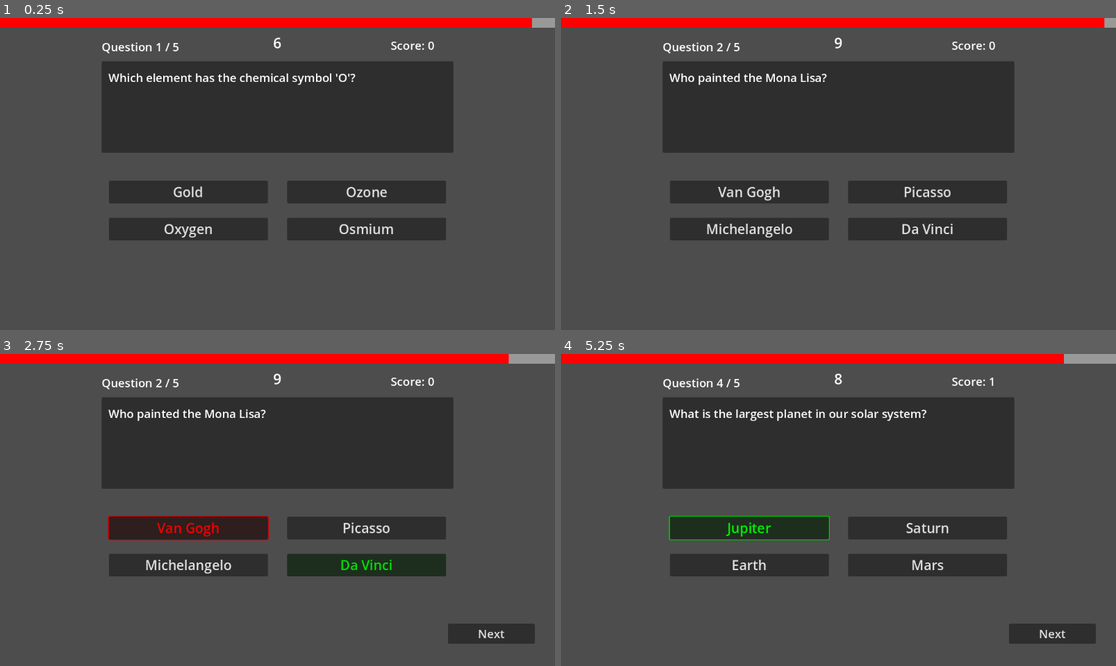
Above: before the commit, frames 1-4 (two rows, left to right).
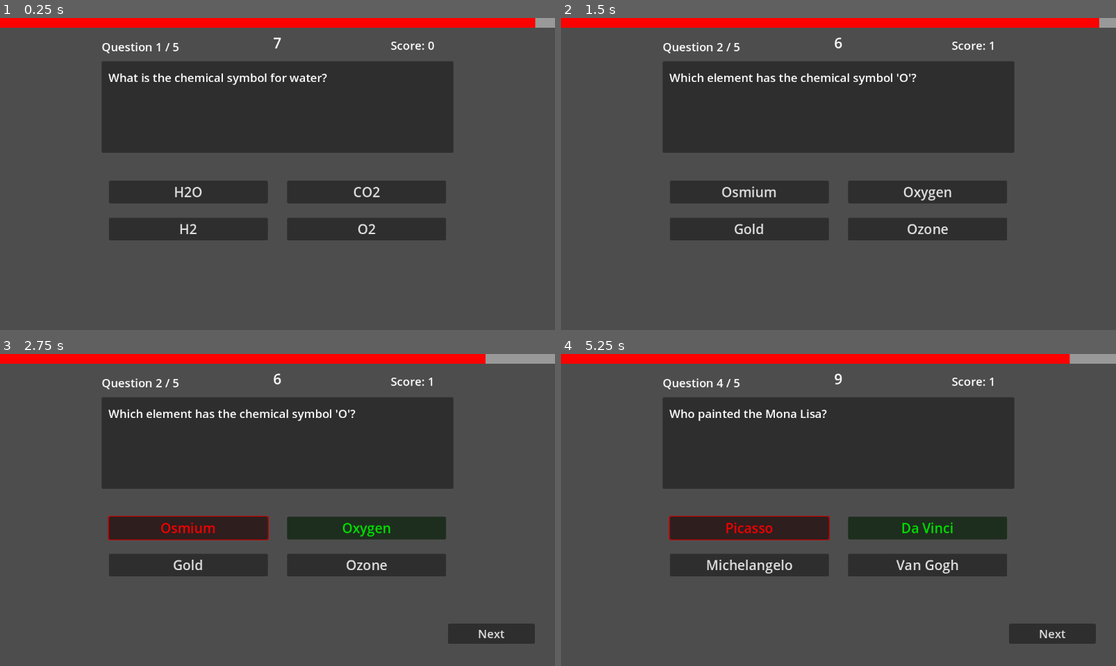
Above: after the commit, the same moments.

Repository: Ellisia-Chan/Quiz-Game-Prototype
Game: Godot game, scene res://Scene/Game Scenes/main.tscn
Two runs of this game, one before a commit and one after it. Both use one fixed random seed, a clock stepped at 60 frames per second and the inputs below.
Inputs:
- Up to frame 1 (0.25 s): no input
- Up to frame 2 (1.5 s): click "Gold" (after the commit: "H2O") at 0.5 s; click "Next" at 1.25 s
- Up to frame 3 (2.75 s): click "Van Gogh" (after the commit: "Osmium") at 2 s
- Up to frame 4 (5.25 s): click "Next" at 2.75 s; click "CO2" (after the commit: "3") at 3.5 s; click "Next" at 4.25 s; click "Jupiter" (after the commit: "Picasso") at 5 s

The runs differ from the first frame. In frame 1, 1.3% of the frame differs, in the area x 22-97%, y 0-71%; in frame 2, 1.5%; in frame 3, 1.7%; in frame 4, 1.9%, in the area x 19-92%, y 0-71%.

Commit message:
Result UI Added

Diff:
--- a/Scene/Object Scenes/quiz_ui.tscn
+++ b/Scene/Object Scenes/quiz_ui.tscn
@@ -1,7 +1,8 @@
-[gd_scene load_steps=5 format=3 uid="uid://dyjlvsfvik7vy"]
+[gd_scene load_steps=6 format=3 uid="uid://dyjlvsfvik7vy"]
 
 [ext_resource type="Script" path="res://Scripts/quiz_ui.gd" id="1_mn5nq"]
 [ext_resource type="Script" path="res://Scripts/timer_bar.gd" id="2_rp7mo"]
+[ext_resource type="Script" path="res://Scripts/result_ui.gd" id="3_wo70l"]
 
 [sub_resource type="StyleBoxFlat" id="StyleBoxFlat_5mjys"]
 
@@ -176,4 +177,74 @@
 theme_override_font_sizes/font_size = 24
 text = "Next"
 
+[node name="ResultUI" type="Control" parent="." node_paths=PackedStringArray("score_label", "retry_button", "main_menu_button")]
+visible = false
+layout_mode = 3
+anchors_preset = 15
+anchor_right = 1.0
+anchor_bottom = 1.0
+grow_horizontal = 2
+grow_vertical = 2
+script = ExtResource("3_wo70l")
+score_label = NodePath("Panel/ScoreLabel")
+retry_button = NodePath("MarginContainer/VBoxContainer/Button1")
+main_menu_button = NodePath("MarginContainer/VBoxContainer/Button2")
+
+[node name="Panel" type="Panel" parent="ResultUI"]
+layout_mode = 1
+anchors_preset = 5
+anchor_left = 0.5
+anchor_right = 0.5
+offset_left = -275.0
+offset_top = 80.0
+offset_right = 275.0
+offset_bottom = 320.0
+grow_horizontal = 2
+
+[node name="ScoreLabel" type="Label" parent="ResultUI/Panel"]
+layout_mode = 1
+anchors_preset = 8
+anchor_left = 0.5
+anchor_top = 0.5
+anchor_right = 0.5
+anchor_bottom = 0.5
+offset_left = -150.0
+offset_top = -75.0
+offset_right = 150.0
+offset_bottom = 75.0
+grow_horizontal = 2
+grow_vertical = 2
+theme_override_font_sizes/font_size = 26
+text = "Final Score: 0"
+horizontal_alignment = 1
+vertical_alignment = 1
+
+[node name="MarginContainer" type="MarginContainer" parent="ResultUI"]
+layout_mode = 1
+anchors_preset = 8
+anchor_left = 0.5
+anchor_top = 0.5
+anchor_right = 0.5
+anchor_bottom = 0.5
+offset_left = -100.0
+offset_top = 56.0
+offset_right = 100.0
+offset_bottom = 148.0
+grow_horizontal = 2
+grow_vertical = 2
+
+[node name="VBoxContainer" type="VBoxContainer" parent="ResultUI/MarginContainer"]
+layout_mode = 2
+theme_override_constants/separation = 30
+
+[node name="Button1" type="Button" parent="ResultUI/MarginContainer/VBoxContainer"]
+layout_mode = 2
+theme_override_font_sizes/font_size = 20
+text = "Retry"
+
+[node name="Button2" type="Button" parent="ResultUI/MarginContainer/VBoxContainer"]
+layout_mode = 2
+theme_override_font_sizes/font_size = 20
+text = "Main Menu"
+
 [connection signal="timeout" from="QuizUI/Timer" to="QuizUI" method="_on_timer_timeout"]
--- a/Scripts/quiz_ui.gd
+++ b/Scripts/quiz_ui.gd
@@ -1,8 +1,11 @@
-extends Node
+extends Control
 
+# Signals
 signal on_question_show
 signal on_answer_action
+signal on_quiz_finish
 
+# Export variables
 @export_category("Labels")
 @export var question_label: Label
 @export var timer_label: Label
@@ -13,8 +16,10 @@
 @export var button_group: Array[Button] = []
 @export var next_question_button: Button
 
+# Node references
 @onready var timer: Timer = $Timer
 
+# Variables
 var question = []
 var current_question_index: int = 0
 var timer_value: int = 0
@@ -22,19 +27,23 @@
 var max_question: int = 5
 var score: int = 0
 
+# Called when the scene is ready
 func _ready() -> void:
-	load_questions()
-	show_question(current_question_index)
+	_load_questions()
+	_show_question(current_question_index)
 
 	# Connect button press events for each answer button
 	for button in button_group:
 		button.connect("pressed", Callable(self, "_on_choice_pressed").bind(button_group.find(button)))
 
 	# Connect the "Next Question" button
-	next_question_button.connect("pressed", Callable(self, "show_next_question"))
+	next_question_button.connect("pressed", Callable(self, "_show_next_question"))
 	next_question_button.hide()
 
-func load_questions() -> void:
+	connect("on_quiz_finish", Callable(self, "_on_quiz_finish"))
+
+# Load the questions from a JSON file
+func _load_questions() -> void:
 	# Load and parse the questions from a JSON file
 	var file = FileAccess.open("res://Questions/Questions.json", FileAccess.READ)
 
@@ -45,14 +54,15 @@
 	else:
 		print("Failed to open file or file does not exist")
 
-func show_question(index: int) -> void:
+# Show a question
+func _show_question(index: int) -> void:
 	var question_data = question[index]
 	question_label.text = question_data["question"]
 	timer_value = question_data["time"]
 	correct_answer_index = question_data["answer"]
 
 	question_number_label.text = "Question " + str(index + 1) + " / " + str(max_question)
-	update_timer_display()
+	_update_timer_display()
 
 	# Shuffle and assign choices to buttons
 	var choices = question_data["choices"].duplicate()
@@ -69,6 +79,7 @@
 	on_question_show.emit()
 	timer.start()
 
+# Called when an answer button is pressed
 func _on_choice_pressed(choice_index: int) -> void:
 	on_answer_action.emit()
 	timer.stop()
@@ -78,42 +89,51 @@
 		score += 1
 
 	score_label.text = "Score: " + str(score)
-	show_feedback(is_correct, choice_index)
+	_show_feedback(is_correct, choice_index)
 
 	if current_question_index == max_question - 1:
 		next_question_button.text = "Finish"
 
 	next_question_button.show()
 
-func show_next_question() -> void:
+# Show the next question
+func _show_next_question() -> void:
 	if current_question_index + 1 < max_question and current_question_index + 1 < question.size():
 		current_question_index += 1
 		next_question_button.hide()
-		show_question(current_question_index)
+		_show_question(current_question_index)
 	else:
-		print("Game over! Final score: ", score)
+		on_quiz_finish.emit()
 
-func update_timer_display() -> void:
+# Update the timer display
+func _update_timer_display() -> void:
 	timer_label.text = str(timer_value)
 
+# Called when the timer times out
 func _on_timer_timeout() -> void:
 	timer_value -= 1
-	update_timer_display()
+	_update_timer_display()
 
 	if timer_value <= 0:
 		timer.stop()
 		print("Time's up!")
-		disable_buttons()
-		show_feedback(false, correct_answer_index)
+		_disable_buttons()
+		_show_feedback(false, correct_answer_index)
 		next_question_button.show()
 
-func show_feedback(is_correct: bool, choice_index: int) -> void:
+# Show feedback for the selected answer
+func _show_feedback(is_correct: bool, choice_index: int) -> void:
 	# Disable all buttons and highlight the selected answer
-	disable_buttons()
+	_disable_buttons()
 
 	button_group[choice_index].modulate = Color(0, 1, 0) if is_correct else Color(1, 0, 0)
 	button_group[correct_answer_index].modulate = Color(0, 1, 0) # Highlight the correct answer
 
-func disable_buttons() -> void:
+func _on_quiz_finish() -> void:
+	hide()
+	print("Game over! Final score: ", score)
+
+# Disable all answer buttons
+func _disable_buttons() -> void:
 	for button in button_group:
 		button.mouse_filter = Control.MOUSE_FILTER_IGNORE
--- a/Scripts/timer_bar.gd
+++ b/Scripts/timer_bar.gd
@@ -10,6 +10,7 @@
 	quiz_ui_script = get_parent()
 	quiz_ui_script.connect("on_question_show", Callable(self, "_update_progress_bar"))
 	quiz_ui_script.connect("on_answer_action", Callable(self, "_stop_progress_bar"))
+	quiz_ui_script.connect("on_quiz_finish", Callable(self, "_stop_timer_completely"))
 
 func _process(delta):
 	# Update progress bar if there's a timer active
@@ -32,3 +33,7 @@
 
 func _stop_progress_bar():
 	is_countdown = false
+
+func _stop_timer_completely():
+	set_process(false)
+	print("Timer stopped")
